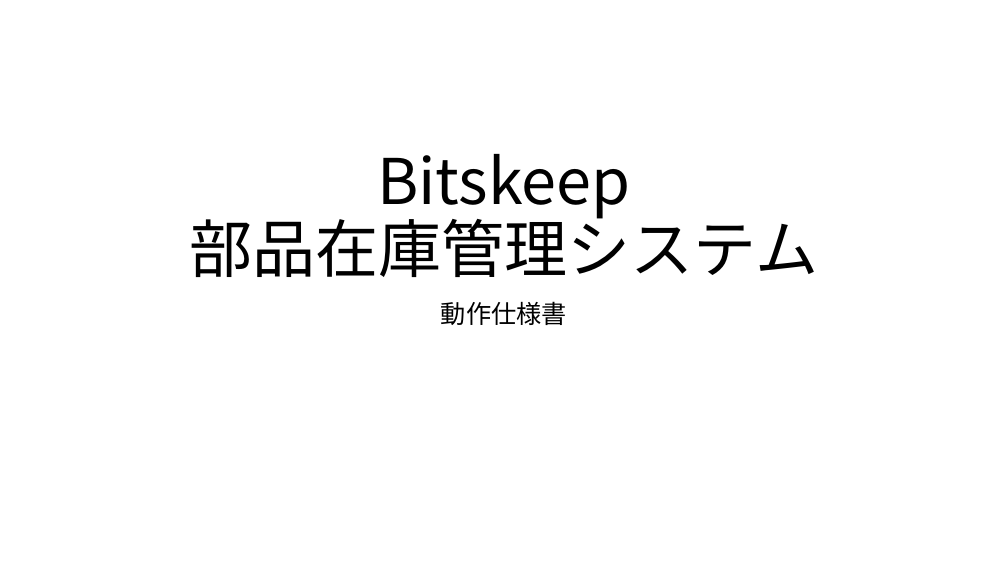
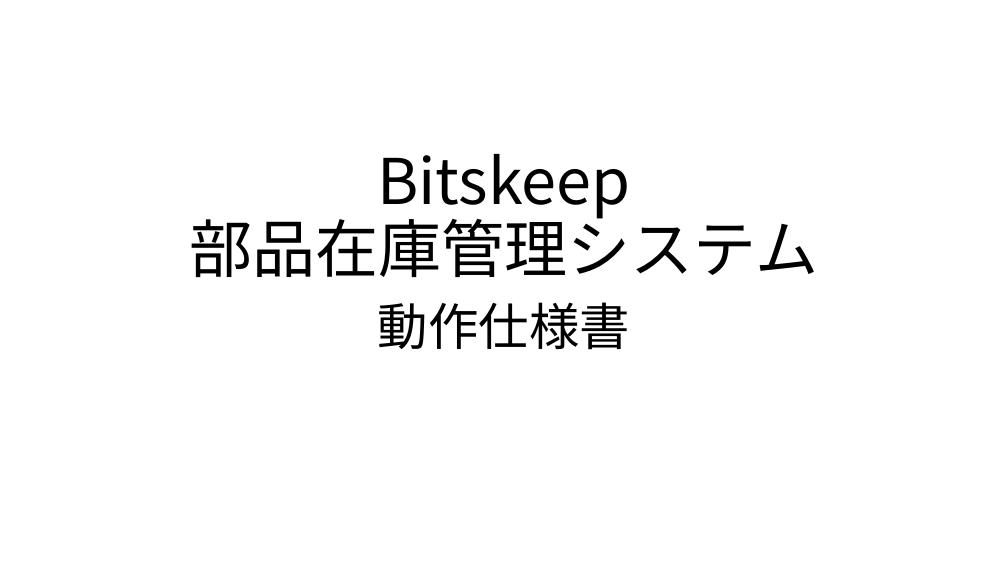
Before and after one commit to imenihs/BitsKeep, a slide deck: slide 1 of Bitskeep仕様.pptx. Drawn at 1008x567 pixels with LibreOffice and Linux fonts; fonts in the diff are those of the drawing. Boxes give left, top, right and bottom in pixels: in the first picture for what was removed or moved away, otherwise in the second. Text is boxed around its words. In the diff, an @@ line names an element or a change of style, - is before the commit and + after.

```diff
--- a/Bitskeep仕様.pptx
+++ b/Bitskeep仕様.pptx
@@ subtitle "動作仕様書" at (x1=378, y1=302, x2=630, y2=350): size 24 to 48 pt @@
```
Also in this commit, not shown: 3 other slides changed, 2 slides added, 13 other files.
